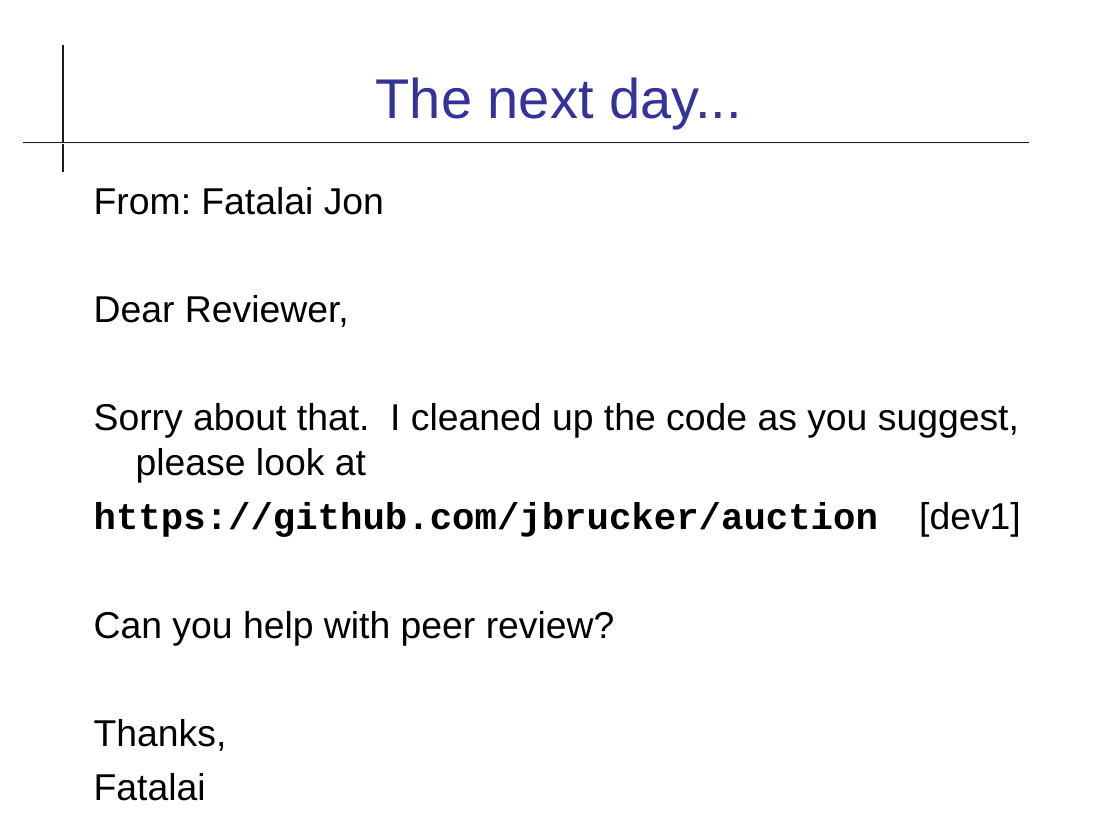
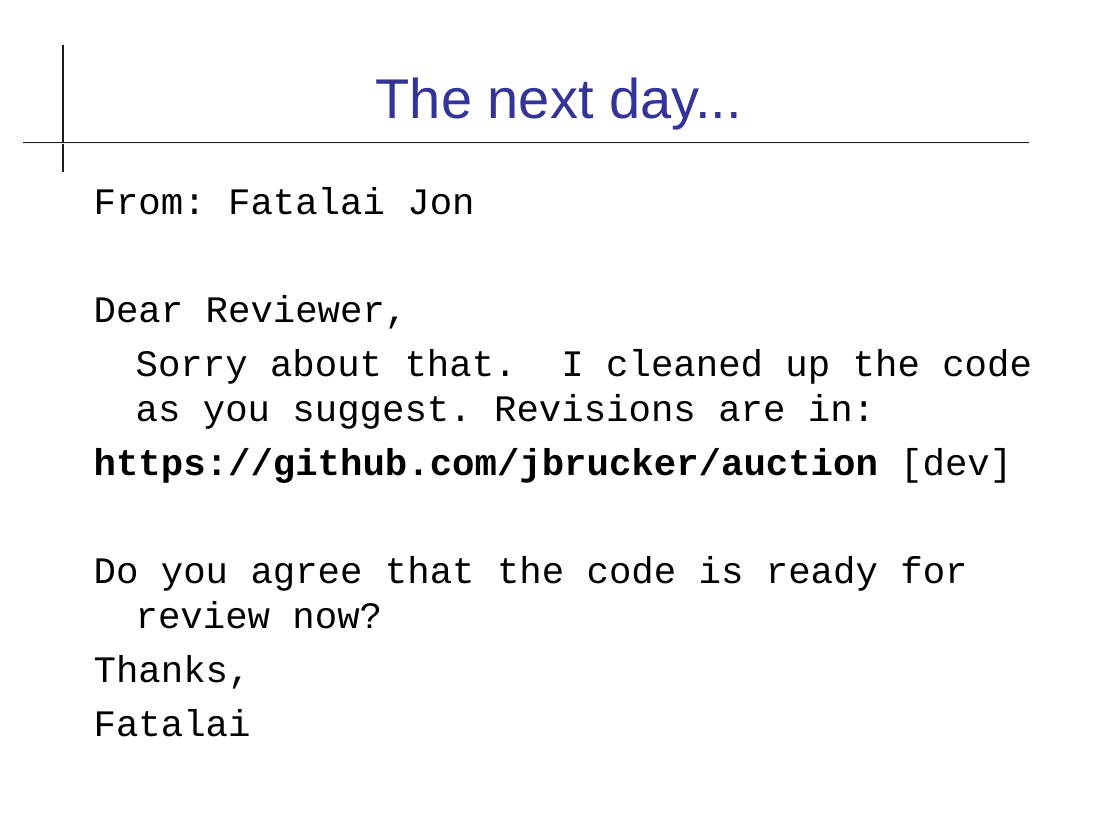
Before and after one commit to cpske/ISP, a slide deck: slide 8 of review/Code-Review-Practice.odp (slide 7 before the commit). Drawn at 1120x840 pixels with LibreOffice and Linux fonts; fonts in the diff are those of the drawing. Boxes give left, top, right and bottom in pixels: in the first picture for what was removed or moved away, otherwise in the second. Text is boxed around its words. In the diff, an @@ line names an element or a change of style, - is before the commit and + after.

```diff
--- a/review/Code-Review-Practice.odp
+++ b/review/Code-Review-Practice.odp
@@ text at bbox=[94, 187, 474, 737]: font Arial to Courier New in "From: Fatalai Jon", "Dear Reviewer,", "Thanks,", "Fatalai" @@
@@ text at bbox=[94, 350, 1032, 629]: text changed; font Arial to Courier New @@
-Sorry about that. I cleaned up the code as you suggest, please look at
-https://github.com/jbrucker/auction [dev1]
-Can you help with peer review?
+Sorry about that. I cleaned up the code as you suggest. Revisions are in:
+https://github.com/jbrucker/auction [dev]
+Do you agree that the code is ready for review now?
```
Also in this commit, not shown: 7 other slides changed, 1 slide added, 6 other files.
